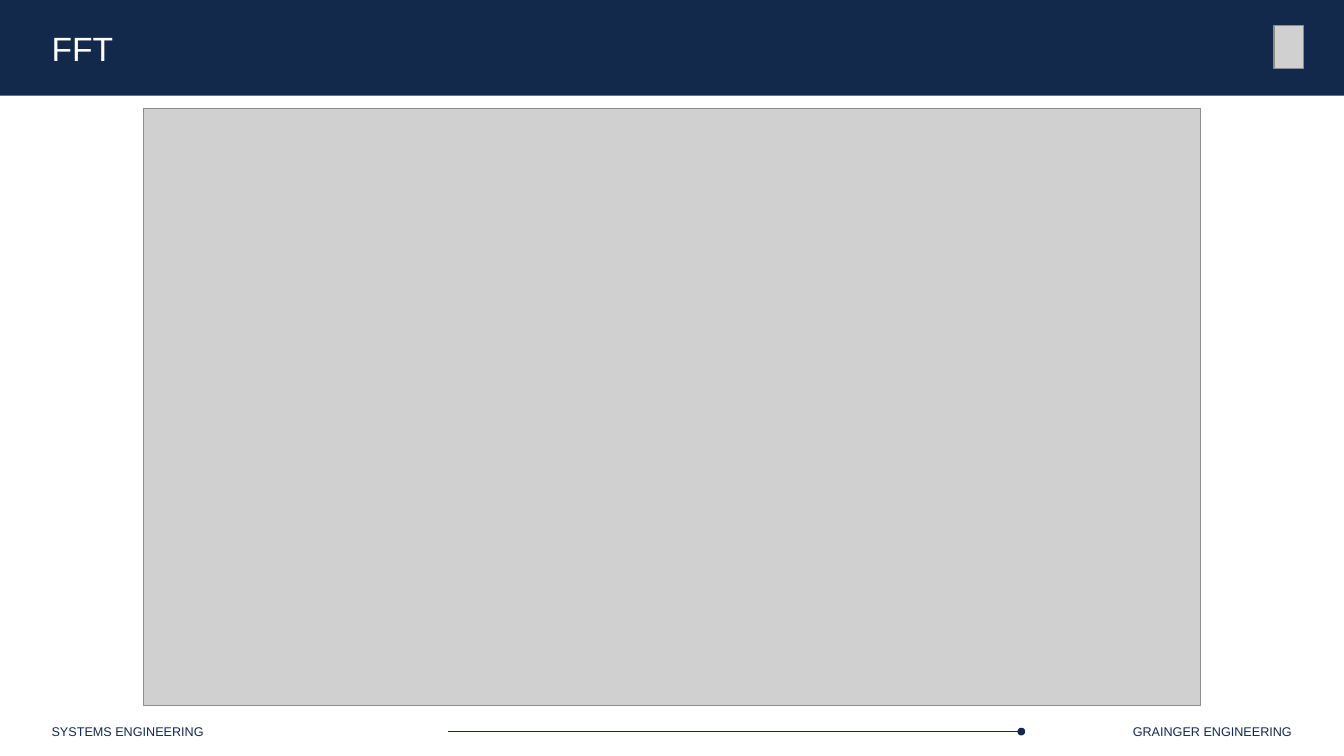
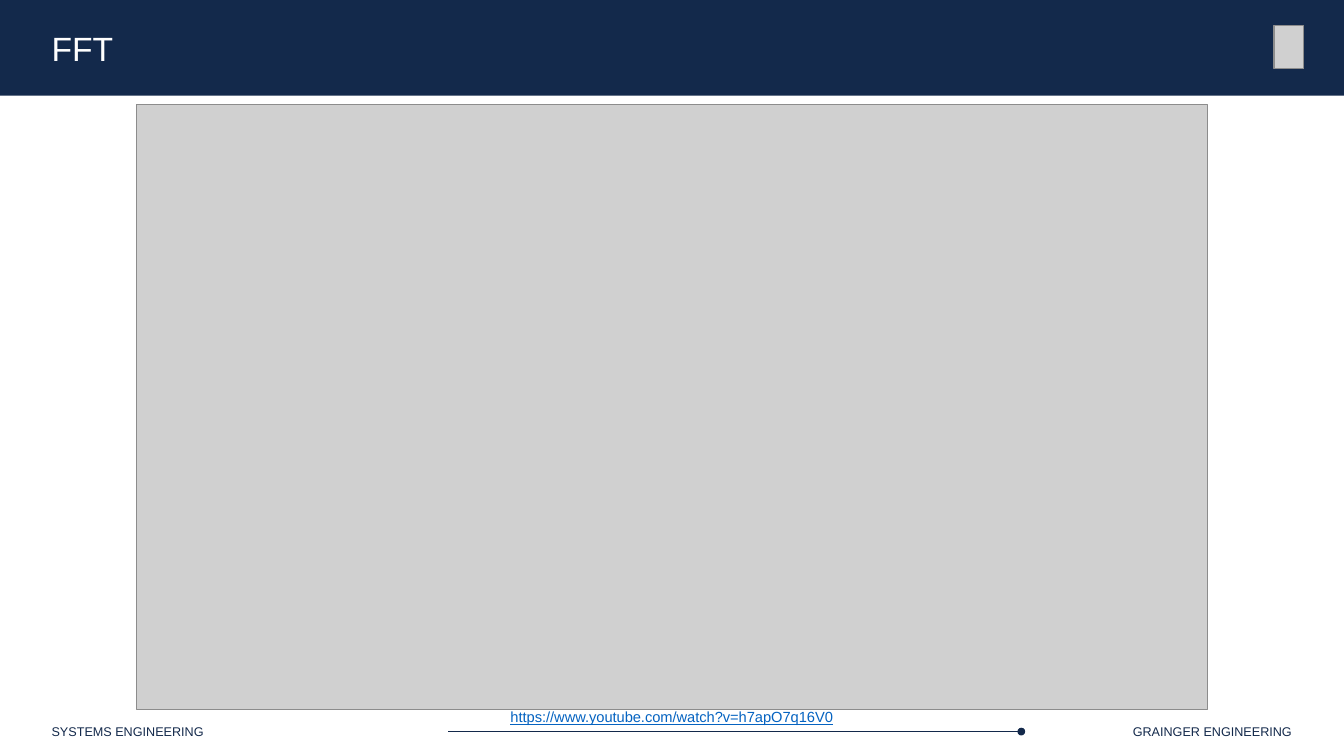
Before and after one commit to Marius-Juston/SE-423---Class-Material, a slide deck: slide 6 of Lectures/Slides/L8-9.pptx. Drawn at 1344x756 pixels with LibreOffice and Linux fonts; fonts in the diff are those of the drawing; grey boxes stand for pictures. Boxes give left, top, right and bottom in pixels: in the first picture for what was removed or moved away, otherwise in the second. Text is boxed around its words. In the diff, an @@ line names an element or a change of style, - is before the commit and + after.

```diff
--- a/Lectures/Slides/L8-9.pptx
+++ b/Lectures/Slides/L8-9.pptx
@@ picture resized from (x1=144, y1=109, x2=1201, y2=706) to (x1=137, y1=105, x2=1208, y2=710) @@
@@ text added at (x1=510, y1=711, x2=832, y2=725), 10.5 pt, text #0563C1, underline @@
+https://www.youtube.com/watch?v=h7apO7q16V0
```
Also in this commit, not shown: 3 other slides changed, 3 slides added.
